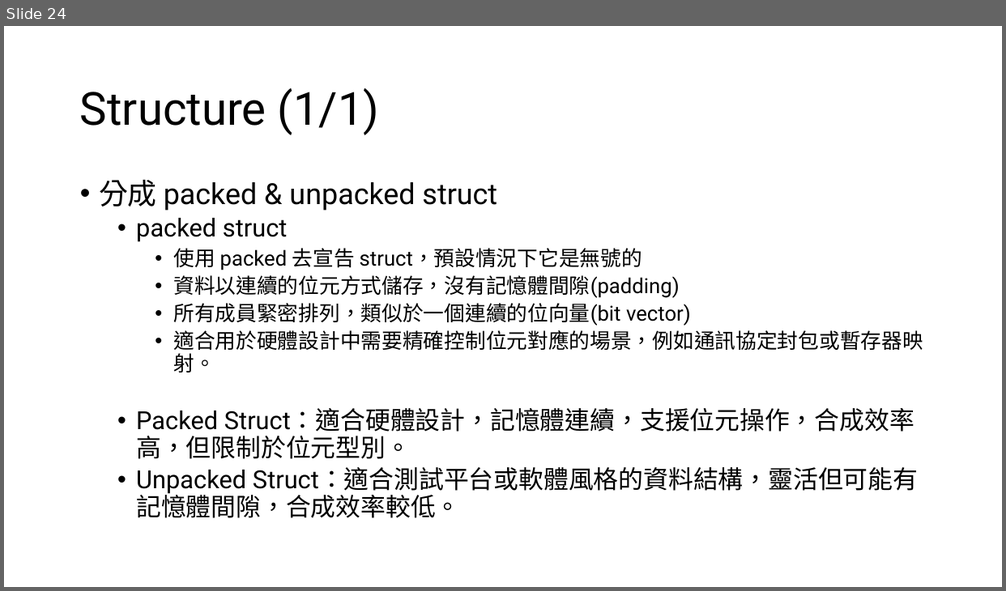
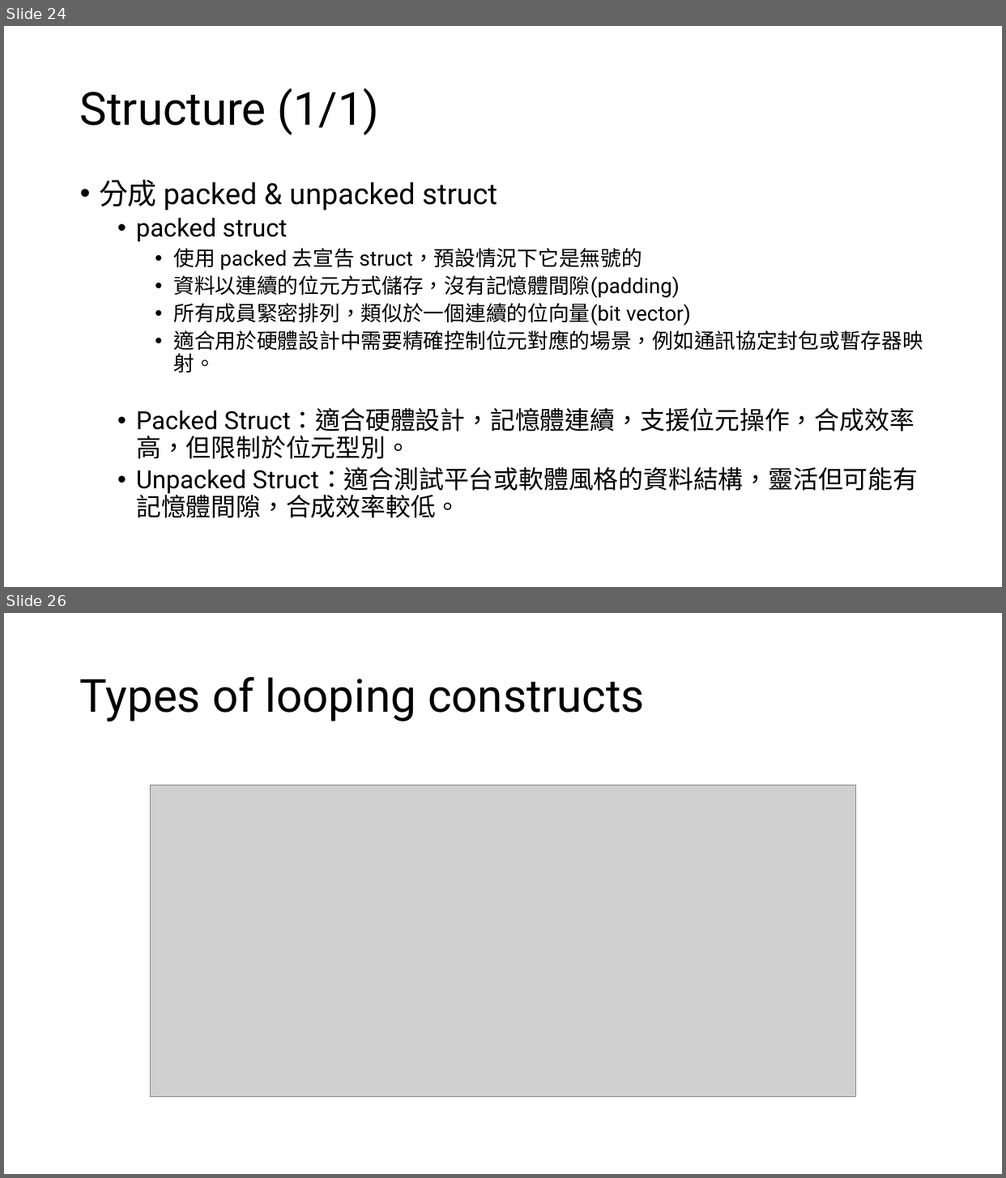
Before and after one commit to s9001055/DV_learning, a slide deck: SystemVerilog_語法學習.pptx. Shown one above the other, each under a label of ours: slide 24 before the commit, slides 24 and 26 after it; the slides between them are not shown. The pictures are 1006x591 and 1006x1178 pixels, drawn with LibreOffice and Linux fonts; fonts in the diff are those of the drawing; grey boxes stand for pictures. Boxes give left, top, right and bottom in pixels: in the first picture for what was removed or moved away, otherwise in the second. Text is boxed around its words. In the diff, an @@ line names an element or a change of style, - is before the commit and + after.

```diff
--- a/SystemVerilog_語法學習.pptx
+++ b/SystemVerilog_語法學習.pptx
@@ slide 26 added at [4, 613, 1002, 1174], background #FFFFFF @@
@@ title added at [80, 677, 645, 722], 44 pt, text #000000 @@
+Types of looping constructs
@@ picture added at [150, 786, 856, 1097] @@
```
Also in this commit, not shown: 2 slides changed, 1 other slide added, 6 other files.
